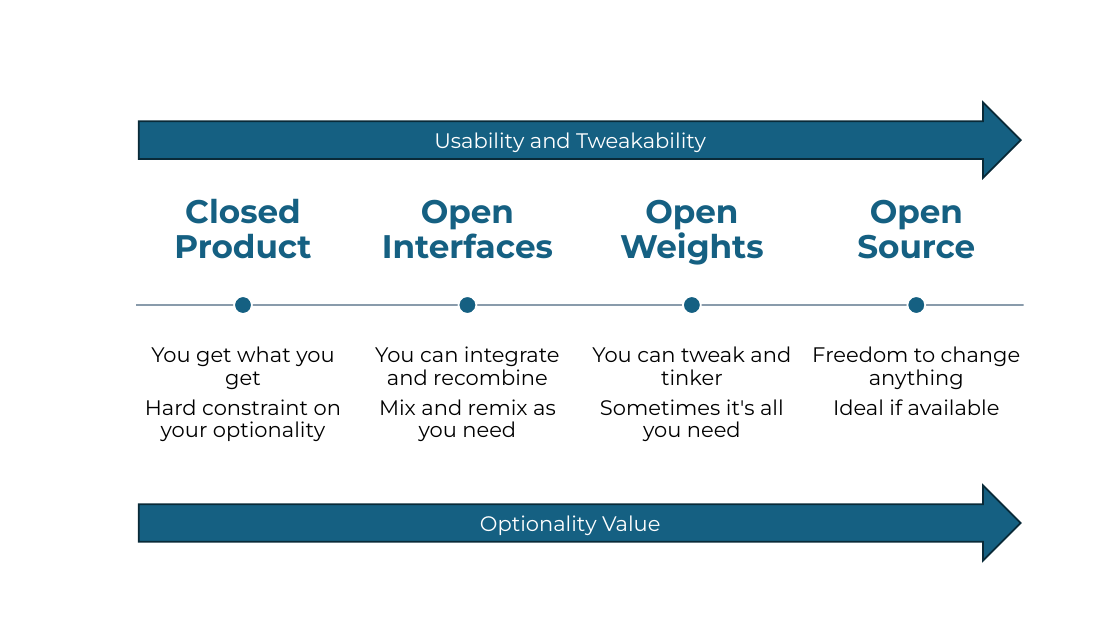
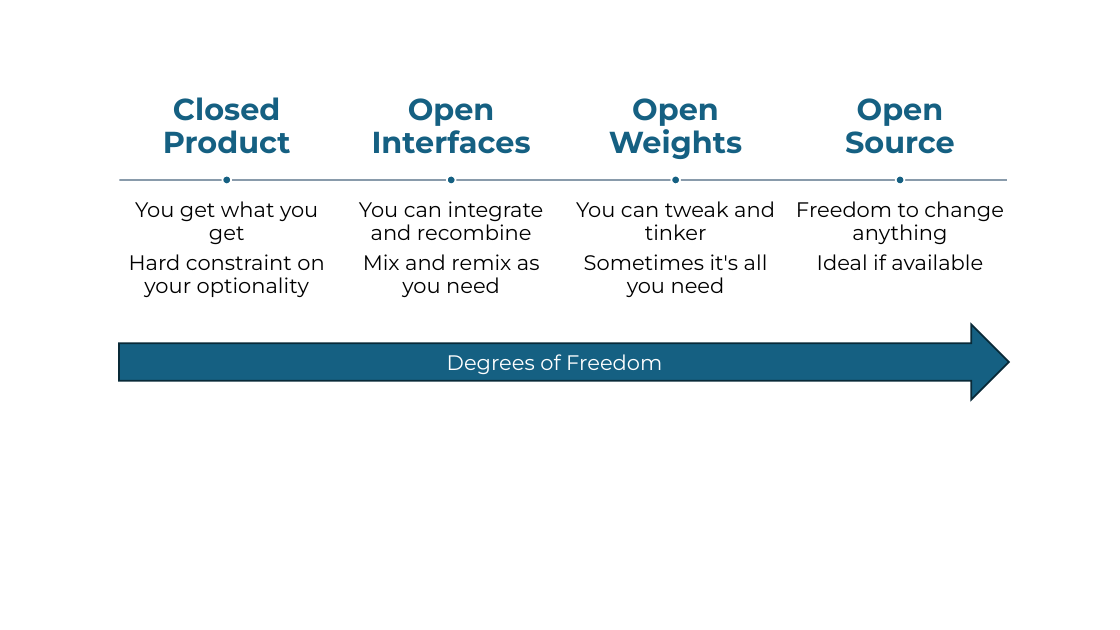
Before and after one commit to dret/lectures, a slide deck: slide 1 of wso2-con-2026/img/openness-ladder.pptx. Drawn at 1120x630 pixels with LibreOffice and Linux fonts; fonts in the diff are those of the drawing. Boxes give left, top, right and bottom in pixels: in the first picture for what was removed or moved away, otherwise in the second. Text is boxed around its words. In the diff, an @@ line names an element or a change of style, - is before the commit and + after.

Commit message:
tweaking ladder

```diff
--- a/wso2-con-2026/img/openness-ladder.pptx
+++ b/wso2-con-2026/img/openness-ladder.pptx
@@ text "Closed Product": place and size @@
-text "Closed Product" at [174, 198, 311, 259]
+text "Closed Product" at [163, 97, 291, 154]
@@ text "Open Interfaces": place and size @@
-text "Open Interfaces" at [382, 199, 553, 259]
+text "Open Interfaces" at [372, 98, 531, 154]
@@ text "Open Weights": place and size @@
-text "Open Weights" at [620, 199, 764, 265]
+text "Open Weights" at [609, 98, 742, 159]
@@ size 28 to 26 pt in 4 elements at [163, 97, 291, 154], [372, 98, 531, 154], [609, 98, 742, 159], [845, 98, 955, 154] @@
@@ text "Open Source": place and size @@
-text "Open Source" at [857, 199, 975, 259]
+text "Open Source" at [845, 98, 955, 154]
@@ right arrow removed at [139, 103, 1021, 178] @@
-Usability and Tweakability
@@ rectangle: place and size @@
-rectangle at [136, 304, 1024, 306]
+rectangle at [119, 179, 1007, 181]
@@ group added at [223, 176, 904, 184]: 4 ellipses @@
@@ text "You get what you get": place and size @@
-text "You get what you get" at [145, 346, 341, 441]
+text "You get what you get" at [129, 201, 324, 297]
@@ text "You can integrate and recombine": place and size @@
-text "You can integrate and recombine" at [375, 346, 560, 441]
+text "You can integrate and recombine" at [359, 201, 544, 297]
@@ text "You can tweak and tinker": place and size @@
-text "You can tweak and tinker" at [592, 346, 791, 441]
+text "You can tweak and tinker" at [576, 201, 775, 297]
@@ text "Freedom to change anything": place and size @@
-text "Freedom to change anything" at [812, 346, 1021, 415]
+text "Freedom to change anything" at [796, 201, 1004, 270]
@@ group removed at [234, 296, 925, 313]: 4 ellipses @@
@@ right arrow added at [119, 324, 1009, 400], fill #156082, outline #092A39 1.5 pt, 18 pt, text #FFFFFF @@
+Degrees of Freedom
@@ right arrow removed at [139, 486, 1021, 561] @@
-Optionality Value
```
Also in this commit, not shown: 1 other file.
